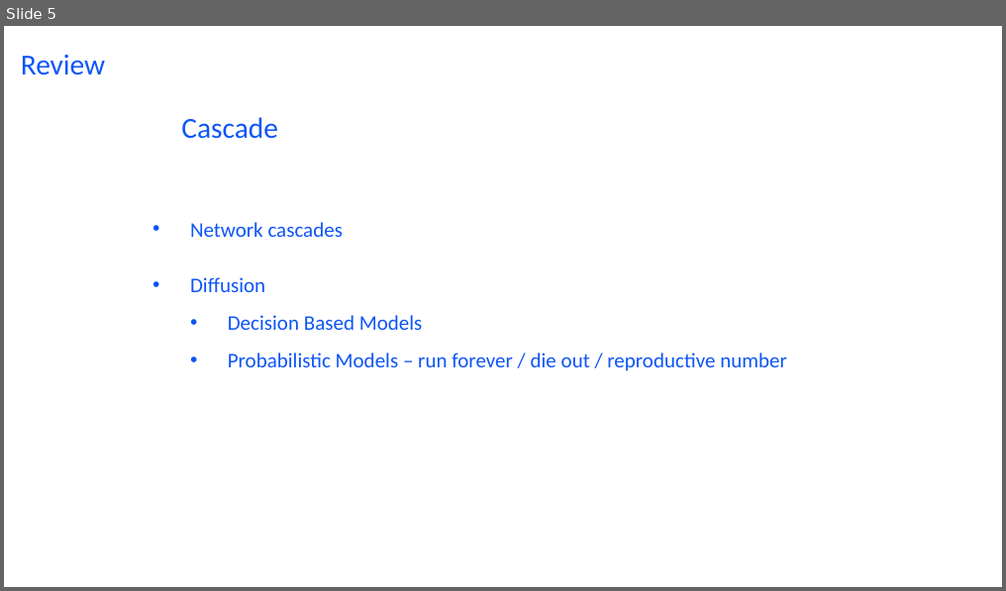
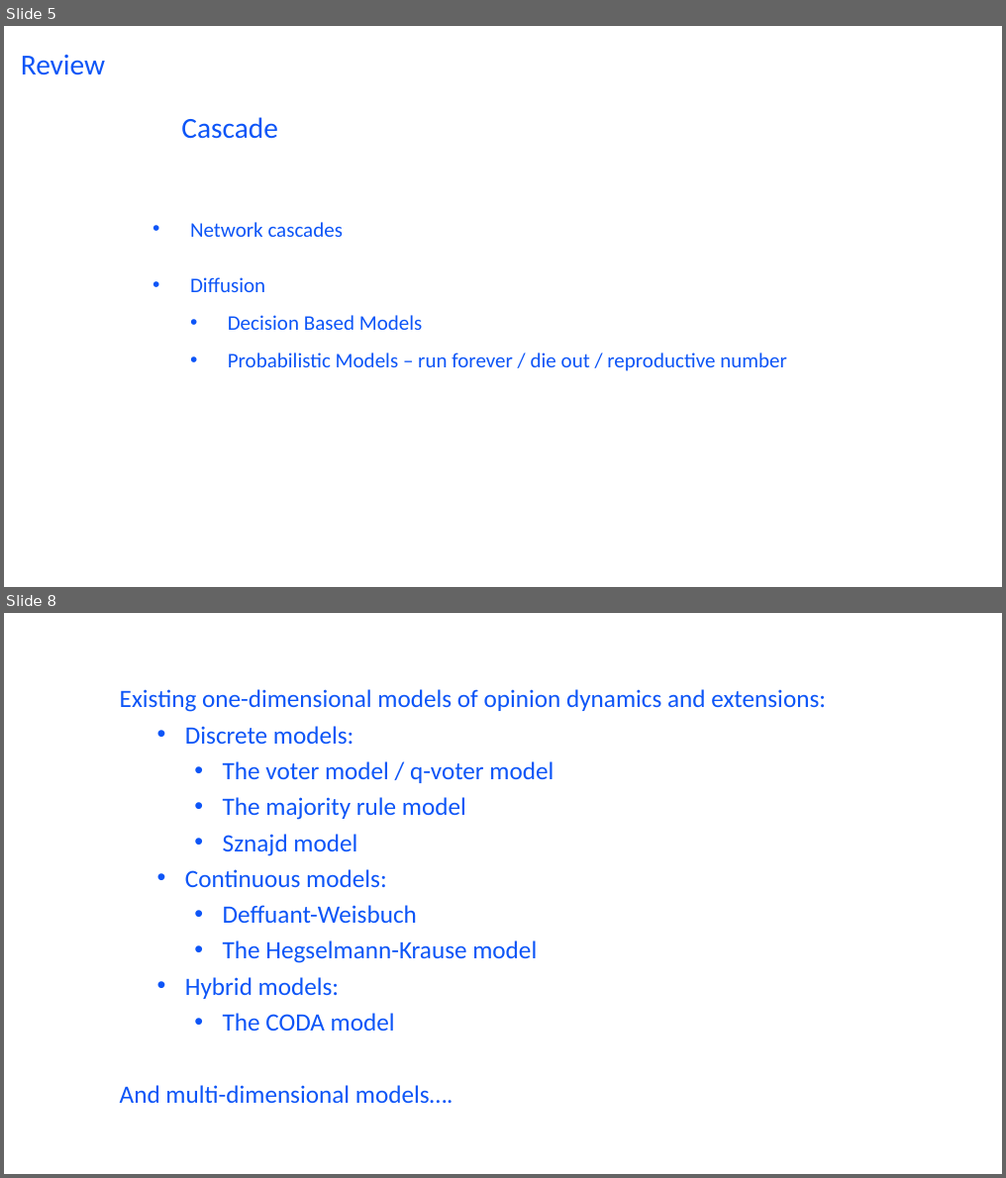
Before and after one commit to wang422003/Complex-Networks_exercise, a slide deck: Slides/Exercise7.pptx. Shown one above the other, each under a label of ours: slide 5 before the commit, slides 5 and 8 after it; the slides between them are not shown. The pictures are 1006x591 and 1006x1178 pixels, drawn with LibreOffice and Linux fonts; fonts in the diff are those of the drawing. Boxes give left, top, right and bottom in pixels: in the first picture for what was removed or moved away, otherwise in the second. Text is boxed around its words. In the diff, an @@ line names an element or a change of style, - is before the commit and + after.

```diff
--- a/Slides/Exercise7.pptx
+++ b/Slides/Exercise7.pptx
@@ slide 8 added at box(4, 613, 1002, 1174), background #FFFFFF @@
@@ text added at box(120, 689, 826, 1104), 24 pt, text #0D55F7 @@
+Existing one-dimensional models of opinion dynamics and extensions:
+  • Discrete models:
+    • The voter model / q-voter model
+    • The majority rule model
+    • Sznajd model
+  • Continuous models:
+    • Deffuant-Weisbuch
+    • The Hegselmann-Krause model
+  • Hybrid models:
+    • The CODA model
+And multi-dimensional models….
```
Also in this commit, not shown: 22 other slides added, 2 slides removed, 1 other file.
